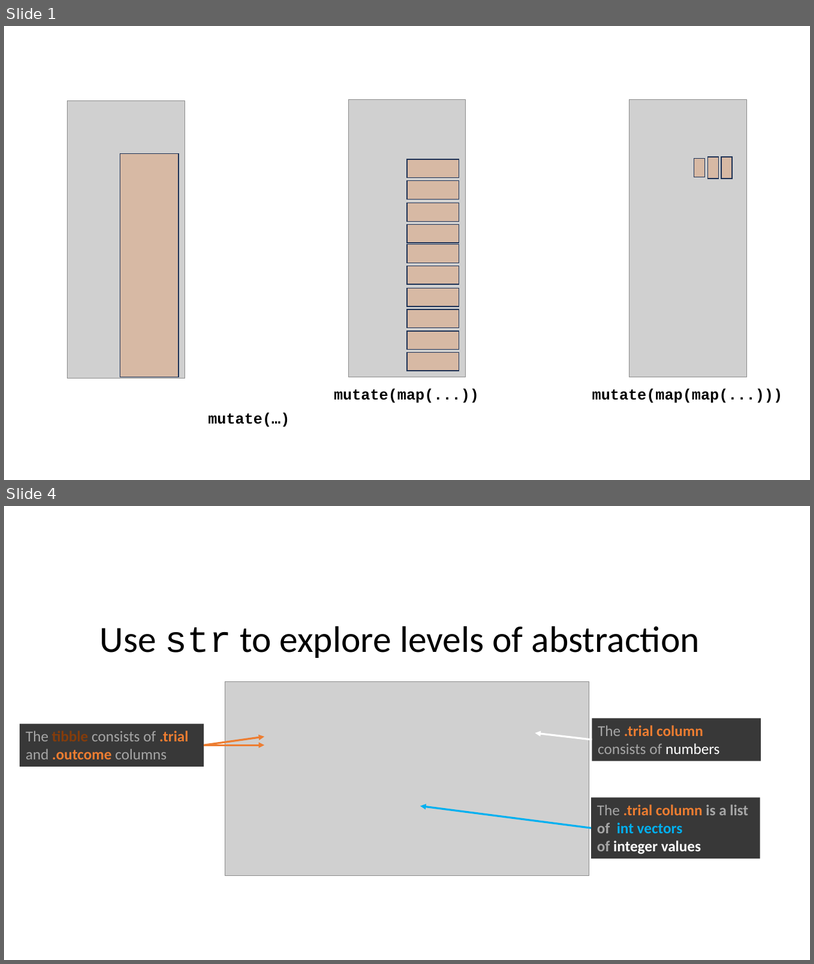
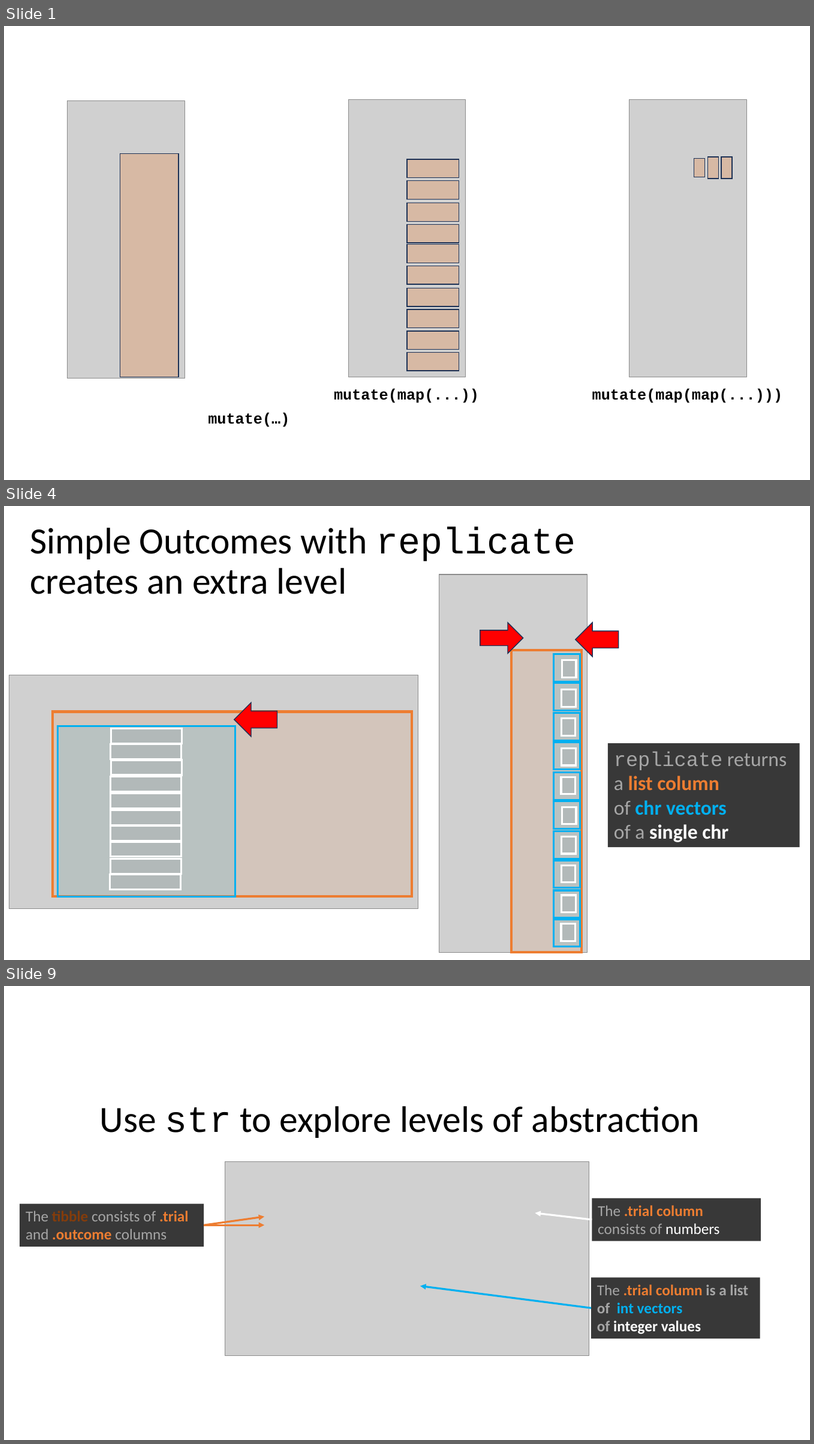
Before and after one commit to yardsale8/probability_simulations_in_R, a slide deck: img/images.pptx. Shown one above the other, each under a label of ours: slides 1 and 4 before the commit, slides 1, 4 and 9 after it; the slides between them are not shown. The pictures are 814x964 and 814x1444 pixels, drawn with LibreOffice and Linux fonts; fonts in the diff are those of the drawing; grey boxes stand for pictures. Boxes give left, top, right and bottom in pixels: in the first picture for what was removed or moved away, otherwise in the second. Text is boxed around its words. In the diff, an @@ line names an element or a change of style, - is before the commit and + after.

```diff
--- a/img/images.pptx
+++ b/img/images.pptx
@@ slide 4 added at [4, 506, 810, 960], background #FFFFFF @@
@@ title added at [30, 527, 576, 594], 44 pt, text #000000 @@
+Simple Outcomes with replicate
+creates an extra level
@@ left arrow added at [481, 622, 524, 653], fill #FF0000, outline #1E3256 1 pt @@
@@ left arrow added at [576, 622, 618, 656], fill #FF0000, outline #1E3256 1 pt @@
@@ picture added at [9, 675, 419, 909] @@
@@ left arrow added at [234, 703, 278, 736], fill #FF0000, outline #1E3256 1 pt @@
@@ rectangle added at [53, 712, 413, 896], fill #ED7D31 at 13% opacity, outline #ED7D31 3 pt @@
@@ rectangle added at [57, 726, 235, 896], fill #00B0F0 at 12% opacity, outline #00B0F0 2.25 pt @@
@@ rectangle added at [111, 728, 182, 743], fill #808080 at 12% opacity, outline #FFFFFF 2.25 pt @@
@@ rectangle added at [110, 744, 181, 759], fill #808080 at 12% opacity, outline #FFFFFF 2.25 pt @@
@@ rectangle added at [608, 743, 800, 847], fill #383838, 24 pt, text #A6A6A6, bold @@
+replicate returns
+a list column
+of chr vectors
+of a single chr
@@ rectangle added at [111, 760, 182, 775], fill #808080 at 12% opacity, outline #FFFFFF 2.25 pt @@
@@ rectangle added at [110, 777, 181, 792], fill #808080 at 12% opacity, outline #FFFFFF 2.25 pt @@
@@ rectangle added at [110, 793, 181, 808], fill #808080 at 12% opacity, outline #FFFFFF 2.25 pt @@
@@ rectangle added at [110, 810, 181, 825], fill #808080 at 12% opacity, outline #FFFFFF 2.25 pt @@
@@ rectangle added at [110, 826, 181, 841], fill #808080 at 12% opacity, outline #FFFFFF 2.25 pt @@
@@ rectangle added at [110, 842, 181, 857], fill #808080 at 12% opacity, outline #FFFFFF 2.25 pt @@
@@ rectangle added at [110, 859, 181, 874], fill #808080 at 12% opacity, outline #FFFFFF 2.25 pt @@
@@ rectangle added at [110, 874, 180, 889], fill #808080 at 12% opacity, outline #FFFFFF 2.25 pt @@
@@ group added at [440, 574, 587, 952]: 21 rectangles, 1 picture @@
@@ what was slide 4 is now slide 9 @@
```
Also in this commit, not shown: 2 slides changed, 4 other slides added, 2 other files.
